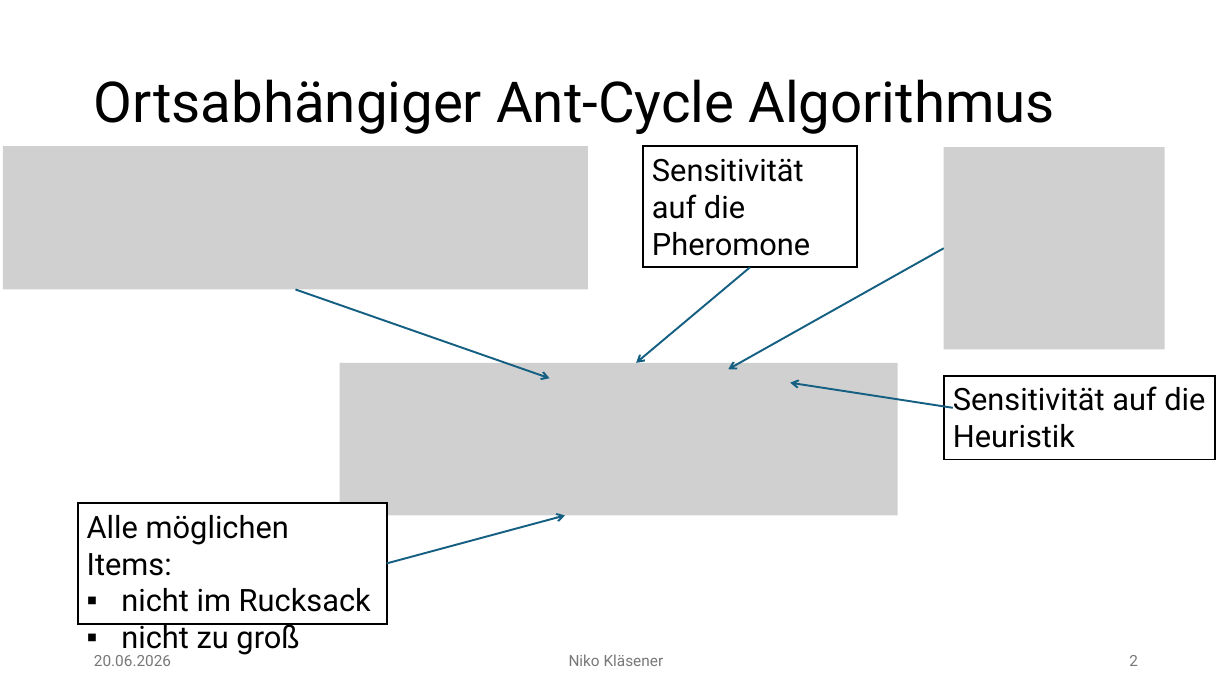
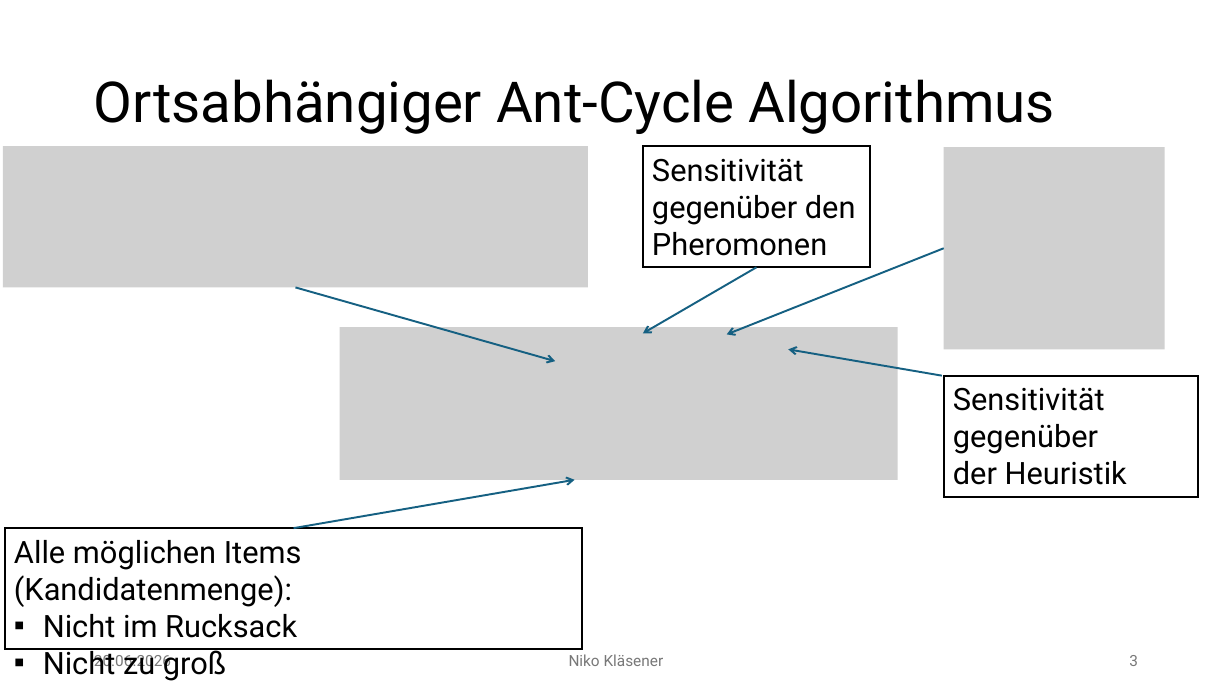
Before and after one commit to Niggo1299/BMO-Projekt, a slide deck: slide 3 of BMO-Projekt.pptx (slide 2 before the commit). Drawn at 1232x693 pixels with LibreOffice and Linux fonts; fonts in the diff are those of the drawing; grey boxes stand for pictures; background and template pictures are left out. Boxes give left, top, right and bottom in pixels: in the first picture for what was removed or moved away, otherwise in the second. Text is boxed around its words. In the diff, an @@ line names an element or a change of style, - is before the commit and + after.

```diff
--- a/BMO-Projekt.pptx
+++ b/BMO-Projekt.pptx
@@ rectangle "Sensitivität gegenüber den Pheromonen": place and size @@
-rectangle "Sensitivität gegenüber den Pheromonen" at bbox=[643, 146, 858, 267]
+rectangle "Sensitivität gegenüber den Pheromonen" at bbox=[643, 146, 871, 267]
@@ text in rectangle at bbox=[652, 158, 856, 256]: text changed @@
-Sensitivität auf die
-Pheromone
+Sensitivität gegenüber den Pheromonen
@@ arrow moved from (750, 267) - (637, 363) to (757, 267) - (643, 334) @@
@@ arrow moved from (944, 249) - (728, 370) to (944, 249) - (726, 335) @@
@@ arrow moved from (296, 289) - (550, 378) to (296, 287) - (555, 361) @@
@@ picture: place and size @@
-picture at bbox=[340, 363, 898, 516]
+picture at bbox=[339, 327, 897, 480]
@@ arrow moved from (953, 408) - (790, 383) to (942, 376) - (788, 349) @@
@@ rectangle "Sensitivität gegenüber": place and size @@
-rectangle "Sensitivität gegenüber" at bbox=[944, 376, 1214, 460]
+rectangle "Sensitivität gegenüber" at bbox=[944, 376, 1198, 497]
@@ text in rectangle at bbox=[953, 387, 1127, 485]: text changed @@
-Sensitivität auf die
-Heuristik
+Sensitivität gegenüber
+der Heuristik
@@ arrow moved from (387, 564) - (565, 516) to (294, 529) - (575, 480) @@
@@ rectangle "Alle möglichen Items (Kandidatenmenge):": place and size @@
-rectangle "Alle möglichen Items (Kandidatenmenge):" at bbox=[78, 503, 387, 624]
+rectangle "Alle möglichen Items (Kandidatenmenge):" at bbox=[5, 529, 582, 650]
@@ text in rectangle at bbox=[14, 540, 302, 681]: text changed @@
-Alle möglichen Items:
-▪ nicht im Rucksack
-▪ nicht zu groß
+Alle möglichen Items (Kandidatenmenge):
+▪ Nicht im Rucksack
+▪ Nicht zu groß
@@ page number at bbox=[1129, 655, 1138, 666]: text changed @@
-2
+3
```
Also in this commit, not shown: 8 other slides changed, 1 slide added, 29 other files.
